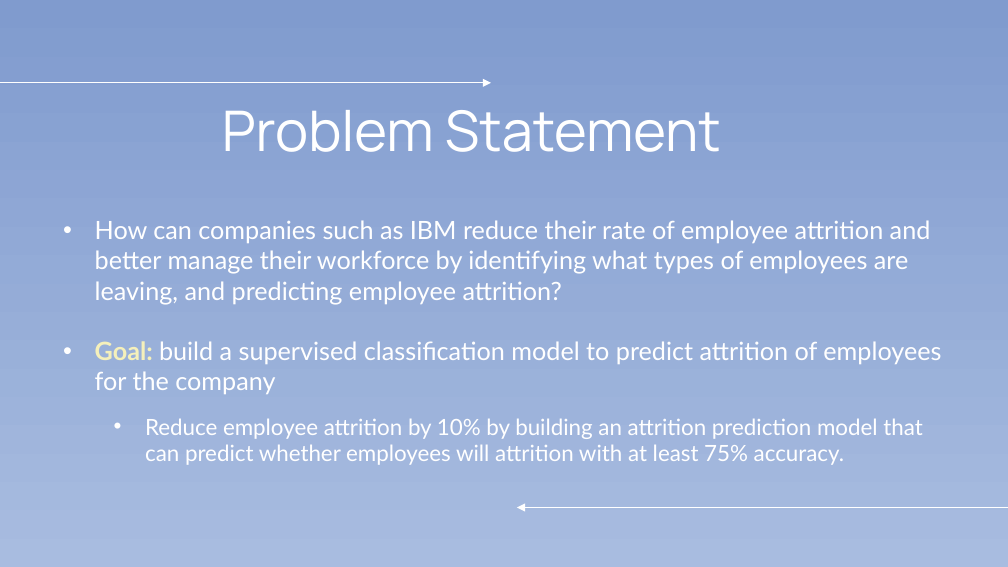
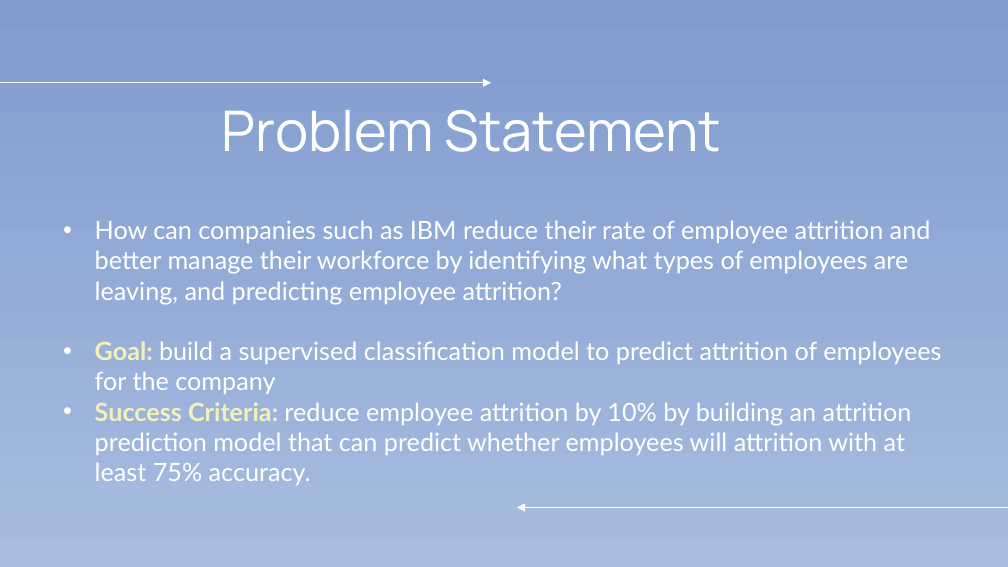
Before and after one commit to chrismle/Employee_Attrition, a slide deck: slide 3 of reports/Employee_Attrition_Presentation.pptx. Drawn at 1008x567 pixels with LibreOffice and Linux fonts; fonts in the diff are those of the drawing. Boxes give left, top, right and bottom in pixels: in the first picture for what was removed or moved away, otherwise in the second. Text is boxed around its words. In the diff, an @@ line names an element or a change of style, - is before the commit and + after.

Commit message:
updated presentation

```diff
--- a/reports/Employee_Attrition_Presentation.pptx
+++ b/reports/Employee_Attrition_Presentation.pptx
@@ subtitle at <box>95,402,912,485</box>: text changed; size 16 to 18 pt @@
-  • Reduce employee attrition by 10% by building an attrition prediction model that can predict whether employees will attrition with at least 75% accuracy.
+• Success Criteria: reduce employee attrition by 10% by building an attrition prediction model that can predict whether employees will attrition with at least 75% accuracy.
```
Also in this commit, not shown: 1 other slide changed, 1 other file.
